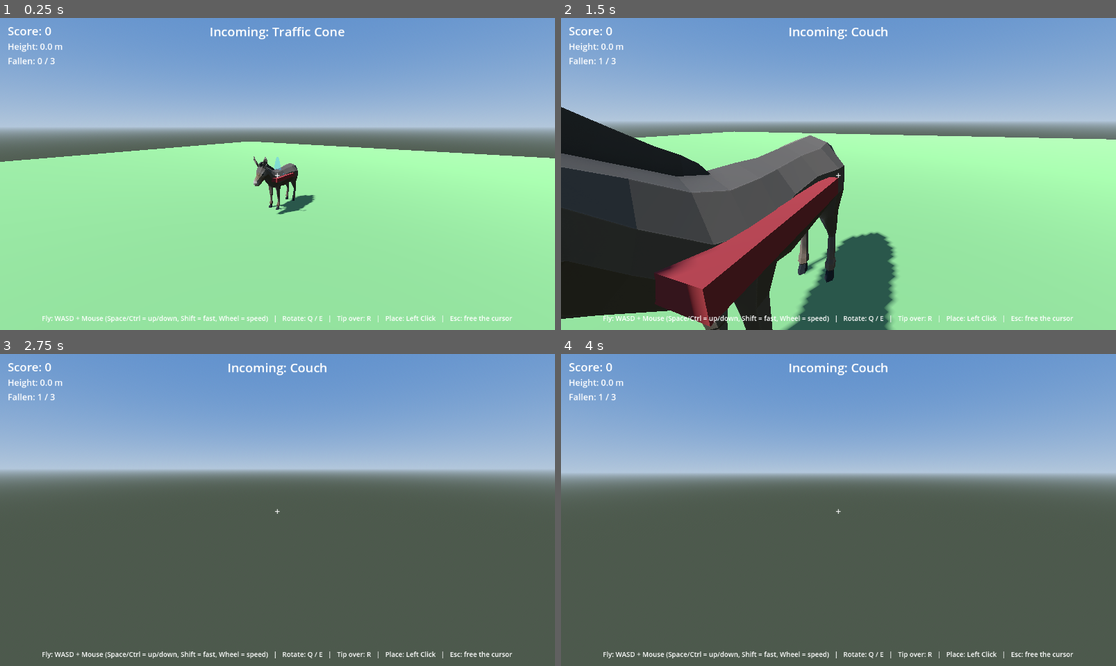
Above: before the commit, frames 1-4 (two rows, left to right).
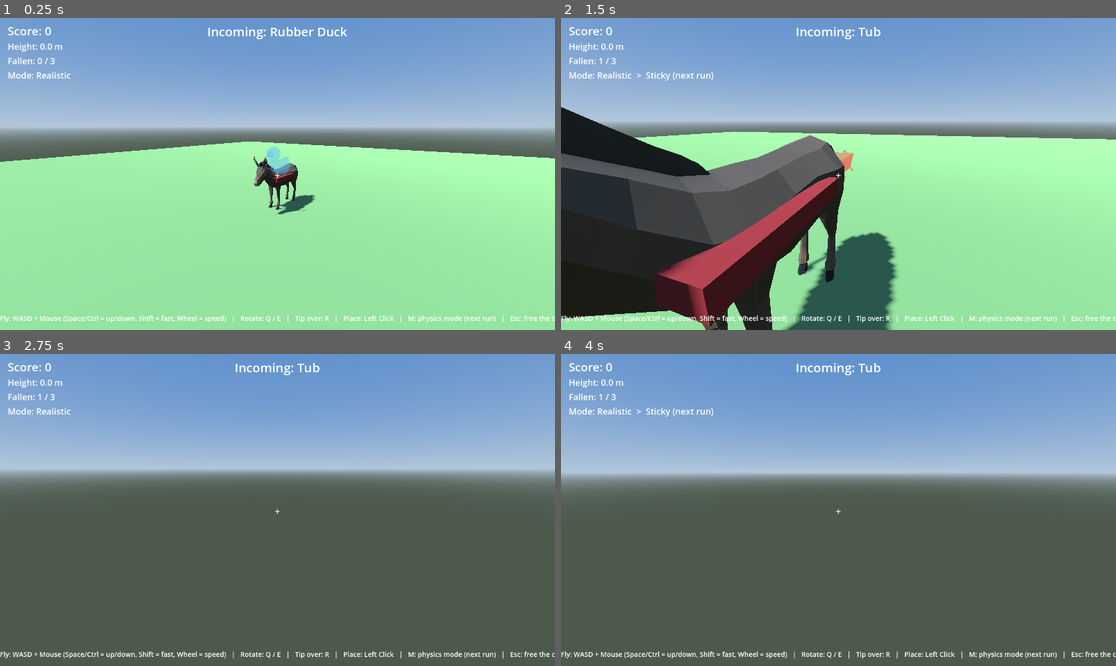
Above: after the commit, the same moments.

Repository: christophrrrrr/PackMule
Game: Godot game, scene res://scenes/main.tscn
Same seed, same stepped clock (60 frames per second), same inputs: the game is played once before the commit and once after it.
Inputs (mouse positions are in pixels of both pictures, inside the frame that each line leads up to):
- Up to frame 1 (0.25 s): no input
- Up to frame 2 (1.5 s): tap Enter at 0.5 s; move the mouse to (832, 180) at 0.52 s; hold W from 0.53 s (still down); tap M at 0.6, 1.35 s; click (832, 180) at 0.67 s; tap Space at 0.77 s; move the mouse to (877, 177) at 1.27 s; click (877, 177) at 1.42 s
- Up to frame 3 (2.75 s): keep holding W; tap Space at 1.52 s; move the mouse to (233, 506) at 2.02 s; hold Ctrl from 2.03 s (still down); click (233, 506) at 2.17 s; tap M at 2.3 s
- Up to frame 4 (4 s): tap Space at 2.75, 3.02, 3.77 s; move the mouse to (844, 510) at 2.77 s; release W at 2.78 s; release Ctrl at 2.78 s; hold A 2.78-3.53 s; tap Shift at 2.85 s; click (844, 510) at 2.92 s; tap M at 3.05, 3.8 s; tap Enter at 3.5 s; move the mouse to (816, 503) at 3.52 s; hold W from 3.53 s (still down); hold Q from 3.53 s (still down); click (816, 503) at 3.67 s

The runs differ from the first frame. In frame 1, 1.6% of the frame differs, in the area x 0-100%, y 2-98%; in frame 2, 1.6%; in frame 3, 1.4%; in frame 4, 1.6%.
Error before the commit: Cannot call method 'instantiate' on a null value. (res://scripts/stackable_object.gd:71)

Commit message:
Remove Traffic Cone; add Steady and Sticky physics modes on M
M cycles Realistic / Steady / Sticky; the choice applies from the next
run (GameModes.selected is a script static, surviving scene reload).
Realistic keeps the original physics. Steady raises friction to 1.6 and
damps wobble (linear 0.6, angular 6.0). Sticky uses Steady's feel and
additionally locks each object in place once it settles, so only the
just-placed object can still fall. HUD shows the active mode and the
queued one; autotest accepts "-- mode=N" and reports frozen state.

Co-Authored-By: Claude Fable 5 <noreply@anthropic.com>

Diff:
--- a/pack-mule/scenes/main.tscn
+++ b/pack-mule/scenes/main.tscn
@@ -95,6 +95,14 @@
 theme_override_font_sizes/font_size = 18
 text = "Fallen: 0 / 3"
 
+[node name="ModeLabel" type="Label" parent="HUD"]
+offset_left = 16.0
+offset_top = 106.0
+offset_right = 480.0
+offset_bottom = 132.0
+theme_override_font_sizes/font_size = 18
+text = "Mode: Realistic"
+
 [node name="IncomingLabel" type="Label" parent="HUD"]
 anchors_preset = 5
 anchor_left = 0.5
@@ -114,7 +122,7 @@
 offset_top = -34.0
 offset_bottom = -8.0
 theme_override_font_sizes/font_size = 14
-text = "Fly: WASD + Mouse (Space/Ctrl = up/down, Shift = fast, Wheel = speed)   |   Rotate: Q / E   |   Tip over: R   |   Place: Left Click   |   Esc: free the cursor"
+text = "Fly: WASD + Mouse (Space/Ctrl = up/down, Shift = fast, Wheel = speed)   |   Rotate: Q / E   |   Tip over: R   |   Place: Left Click   |   M: physics mode (next run)   |   Esc: free the cursor"
 horizontal_alignment = 1
 
 [node name="Crosshair" type="Label" parent="HUD"]
--- a/pack-mule/scripts/game_manager.gd
+++ b/pack-mule/scripts/game_manager.gd
@@ -22,6 +22,8 @@
 @onready var _kill_zone: Area3D = $KillZone
 
 var _phase := Phase.AIMING
+var _mode_index := 0
+var _mode: Dictionary = GameModes.MODES[0]
 var _score := 0
 var _strikes := 0
 var _ghost: GhostPreview
@@ -37,10 +39,14 @@
 
 func _ready() -> void:
 	_rng.randomize()
+	# The mode chosen with M applies from the next run on; runs pick it up here.
+	_mode_index = GameModes.selected
+	_mode = GameModes.MODES[_mode_index]
 	_setup_donkey()
 	_kill_zone.body_entered.connect(_on_kill_zone_body_entered)
 	_hud.restart_requested.connect(func() -> void: get_tree().reload_current_scene())
 	_refresh_hud()
+	_refresh_mode_label()
 	_spawn_next()
 
 
@@ -60,6 +66,13 @@
 
 
 func _unhandled_input(event: InputEvent) -> void:
+	# Mode cycling works in every phase (even on the game-over screen), since
+	# it only queues the physics for the next run.
+	if event is InputEventKey and event.pressed and not event.echo \
+			and event.keycode == KEY_M:
+		GameModes.selected = (GameModes.selected + 1) % GameModes.MODES.size()
+		_refresh_mode_label()
+		return
 	if _phase != Phase.AIMING or _ghost == null:
 		return
 	if event is InputEventMouseButton and event.pressed \
@@ -117,7 +130,7 @@
 
 
 func _place_object(entry: Dictionary, xform: Transform3D) -> void:
-	var obj := StackableObject.create(entry)
+	var obj := StackableObject.create(entry, _mode)
 	obj.transform = xform
 	add_child(obj)
 	obj.drop()
@@ -134,6 +147,8 @@
 func _on_object_settled(obj: StackableObject) -> void:
 	if _phase == Phase.GAME_OVER or obj.state != StackableObject.State.SETTLED:
 		return
+	if _mode["freeze_settled"]:
+		obj.lock_in()
 	_settled.append(obj)
 	_score += SCORE_PER_OBJECT
 	if obj == _settling:
@@ -184,6 +199,11 @@
 	_hud.set_score(_total_score())
 	_hud.set_height(_tower_top - _base_top)
 	_hud.set_strikes(_strikes, STRIKES_TO_LOSE)
+
+
+func _refresh_mode_label() -> void:
+	var queued: String = GameModes.MODES[GameModes.selected]["name"]
+	_hud.set_mode(_mode["name"], queued if GameModes.selected != _mode_index else "")
 
 
 func _game_over(reason: String) -> void:
--- /dev/null
+++ b/pack-mule/scripts/game_modes.gd
@@ -0,0 +1,39 @@
+class_name GameModes
+
+## The three physics modes, cycled with M. The selection takes effect on
+## the next run (scene reload); `selected` is a script static so it
+## survives reload_current_scene().
+##
+## "Realistic" is the original v0.1 physics. "Steady" keeps everything
+## dynamic but grippy and damped, so towers wobble far less. "Sticky"
+## additionally locks each object in place once it settles — only the
+## object just placed can still fall.
+
+const MODES := [
+	{
+		"name": "Realistic",
+		"friction": 0.9,
+		"bounce": 0.0,
+		"linear_damp": 0.0,
+		"angular_damp": 1.0,
+		"freeze_settled": false,
+	},
+	{
+		"name": "Steady",
+		"friction": 1.6,
+		"bounce": 0.0,
+		"linear_damp": 0.6,
+		"angular_damp": 6.0,
+		"freeze_settled": false,
+	},
+	{
+		"name": "Sticky",
+		"friction": 1.6,
+		"bounce": 0.0,
+		"linear_damp": 0.6,
+		"angular_damp": 6.0,
+		"freeze_settled": true,
+	},
+]
+
+static var selected := 0
--- a/pack-mule/scripts/hud.gd
+++ b/pack-mule/scripts/hud.gd
@@ -6,6 +6,7 @@
 @onready var _score: Label = $ScoreLabel
 @onready var _height: Label = $HeightLabel
 @onready var _strikes: Label = $StrikesLabel
+@onready var _mode: Label = $ModeLabel
 @onready var _incoming: Label = $IncomingLabel
 @onready var _crosshair: Label = $Crosshair
 @onready var _game_over: CenterContainer = $GameOverPanel
@@ -31,6 +32,15 @@
 	_strikes.text = "Fallen: %d / %d" % [current, max_strikes]
 
 
+## `queued` is the mode name picked with M for the next run ("" if it is
+## the same as the active one).
+func set_mode(active: String, queued: String) -> void:
+	if queued.is_empty():
+		_mode.text = "Mode: %s" % active
+	else:
+		_mode.text = "Mode: %s  >  %s (next run)" % [active, queued]
+
+
 func set_incoming(text: String) -> void:
 	_incoming.text = text
 
--- a/pack-mule/scripts/object_catalog.gd
+++ b/pack-mule/scripts/object_catalog.gd
@@ -6,7 +6,6 @@
 ## big+light is a wobbly platform, big+heavy is a wrecking ball.
 
 const ENTRIES := [
-	{"name": "Traffic Cone", "path": "res://assets/Traffic Cone.glb", "size": 0.7, "mass": 5.0},
 	{"name": "Chair", "path": "res://assets/Chair.glb", "size": 1.0, "mass": 8.0},
 	{"name": "Rubber Duck", "path": "res://assets/Rubber Duck.glb", "size": 1.5, "mass": 4.0},
 	{"name": "Tub", "path": "res://assets/Tub.glb", "size": 1.7, "mass": 35.0},
--- a/pack-mule/scripts/stackable_object.gd
+++ b/pack-mule/scripts/stackable_object.gd
@@ -14,8 +14,6 @@
 const SETTLE_ANGULAR_SPEED := 0.4
 const SETTLE_STILL_TIME := 0.7
 const SETTLE_TIMEOUT := 6.0
-const FRICTION := 0.9
-const ANGULAR_DAMP := 1.0
 
 var state := State.HELD
 var display_name := ""
@@ -25,15 +23,18 @@
 var _fall_time := 0.0
 
 
-static func create(entry: Dictionary) -> StackableObject:
+## `mode` is one of GameModes.MODES and supplies the physics feel
+## (friction, bounce, damping) for the active run.
+static func create(entry: Dictionary, mode: Dictionary) -> StackableObject:
 	var obj := StackableObject.new()
 	obj.display_name = entry["name"]
 	obj.name = (entry["name"] as String).replace(" ", "")
 	obj.mass = entry["mass"]
-	obj.angular_damp = ANGULAR_DAMP
+	obj.linear_damp = mode["linear_damp"]
+	obj.angular_damp = mode["angular_damp"]
 	var mat := PhysicsMaterial.new()
-	mat.friction = FRICTION
-	mat.bounce = 0.0
+	mat.friction = mode["friction"]
+	mat.bounce = mode["bounce"]
 	obj.physics_material_override = mat
 	obj._build_model(entry["path"], entry["size"])
 	obj._enter_held()
@@ -101,6 +102,13 @@
 	_fall_time = 0.0
 
 
+## Sticky mode: lock a settled object in place so the tower below can
+## never wobble apart — it becomes part of the terrain.
+func lock_in() -> void:
+	freeze_mode = RigidBody3D.FREEZE_MODE_STATIC
+	freeze = true
+
+
 ## Called by the game manager when this body enters the kill zone.
 func mark_fallen() -> void:
 	if state == State.FALLEN:
--- a/pack-mule/tools/auto_test.gd
+++ b/pack-mule/tools/auto_test.gd
@@ -3,8 +3,13 @@
 ## Dev tool: boots the main scene headless with a test driver that
 ## auto-drops objects, to smoke-test the full game loop without input.
 ## Run: godot --headless --path . --script res://tools/auto_test.gd
+## Optionally pick a physics mode: ... --script res://tools/auto_test.gd -- mode=2
 
 func _init() -> void:
+	for arg in OS.get_cmdline_user_args():
+		if arg.begins_with("mode="):
+			GameModes.selected = clampi(
+					int(arg.trim_prefix("mode=")), 0, GameModes.MODES.size() - 1)
 	var main := (load("res://scenes/main.tscn") as PackedScene).instantiate()
 	root.add_child.call_deferred(main)
 	var driver := Node.new()
--- a/pack-mule/tools/test_driver.gd
+++ b/pack-mule/tools/test_driver.gd
@@ -19,7 +19,7 @@
 	# Without a player the mouse sits at (0,0); freeze ghost aiming and place
 	# objects programmatically instead.
 	_gm.set_physics_process(false)
-	print("[autotest] started, saddle top=%.2f" % _gm._base_top)
+	print("[autotest] started, saddle top=%.2f, mode=%s" % [_gm._base_top, _gm._mode["name"]])
 
 
 func _process(delta: float) -> void:
@@ -28,8 +28,8 @@
 	while _seen_settled < _gm._settled.size():
 		var obj: Node3D = _gm._settled[_seen_settled]
 		_seen_settled += 1
-		print("[autotest]   settled %s at y=%.2f (top_y=%.2f, tower_top=%.2f)" % [
-			obj.display_name, obj.global_position.y, obj.top_y(), _gm._tower_top])
+		print("[autotest]   settled %s at y=%.2f (top_y=%.2f, tower_top=%.2f, frozen=%s)" % [
+			obj.display_name, obj.global_position.y, obj.top_y(), _gm._tower_top, obj.freeze])
 	if _total > TIMEOUT:
 		print("[autotest] TIMEOUT in phase ", _gm._phase)
 		get_tree().quit(1)
